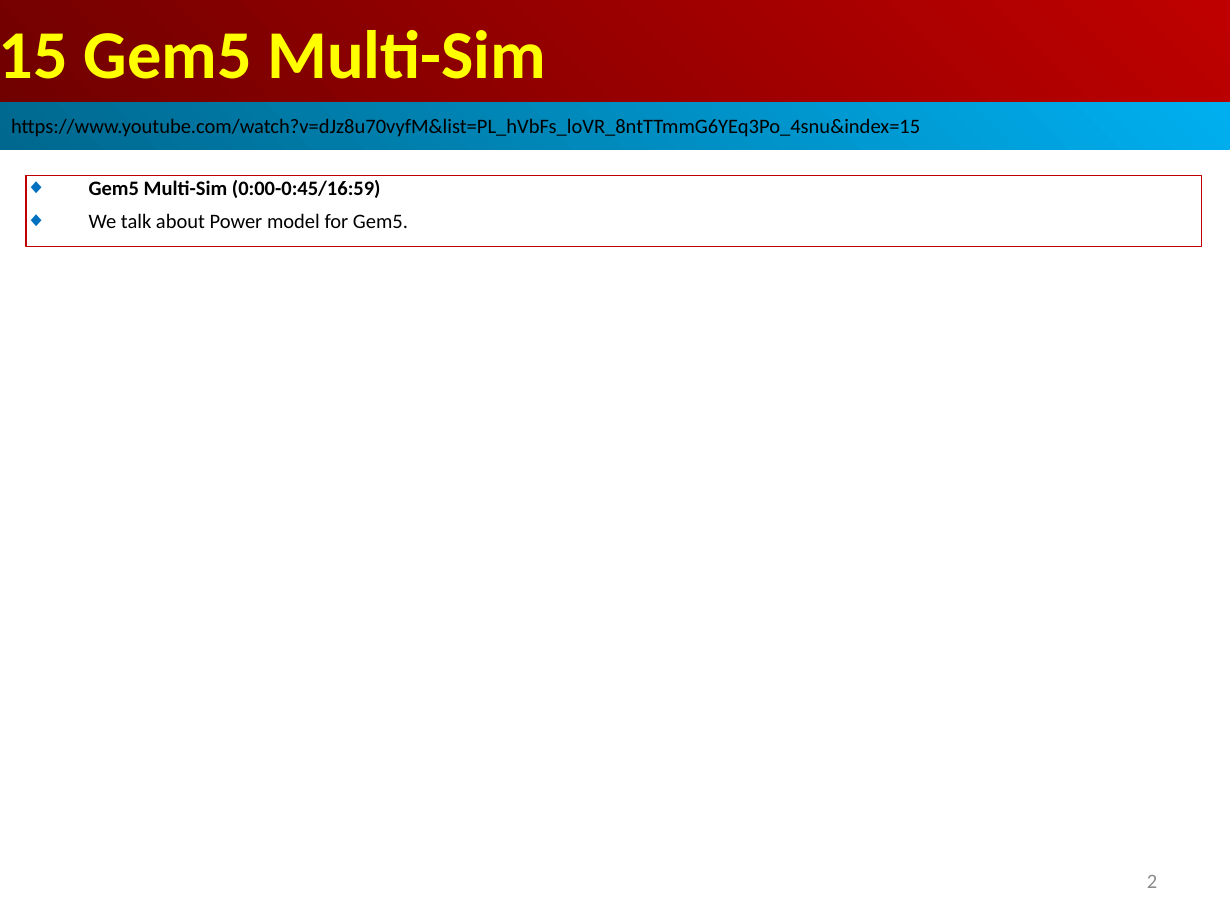
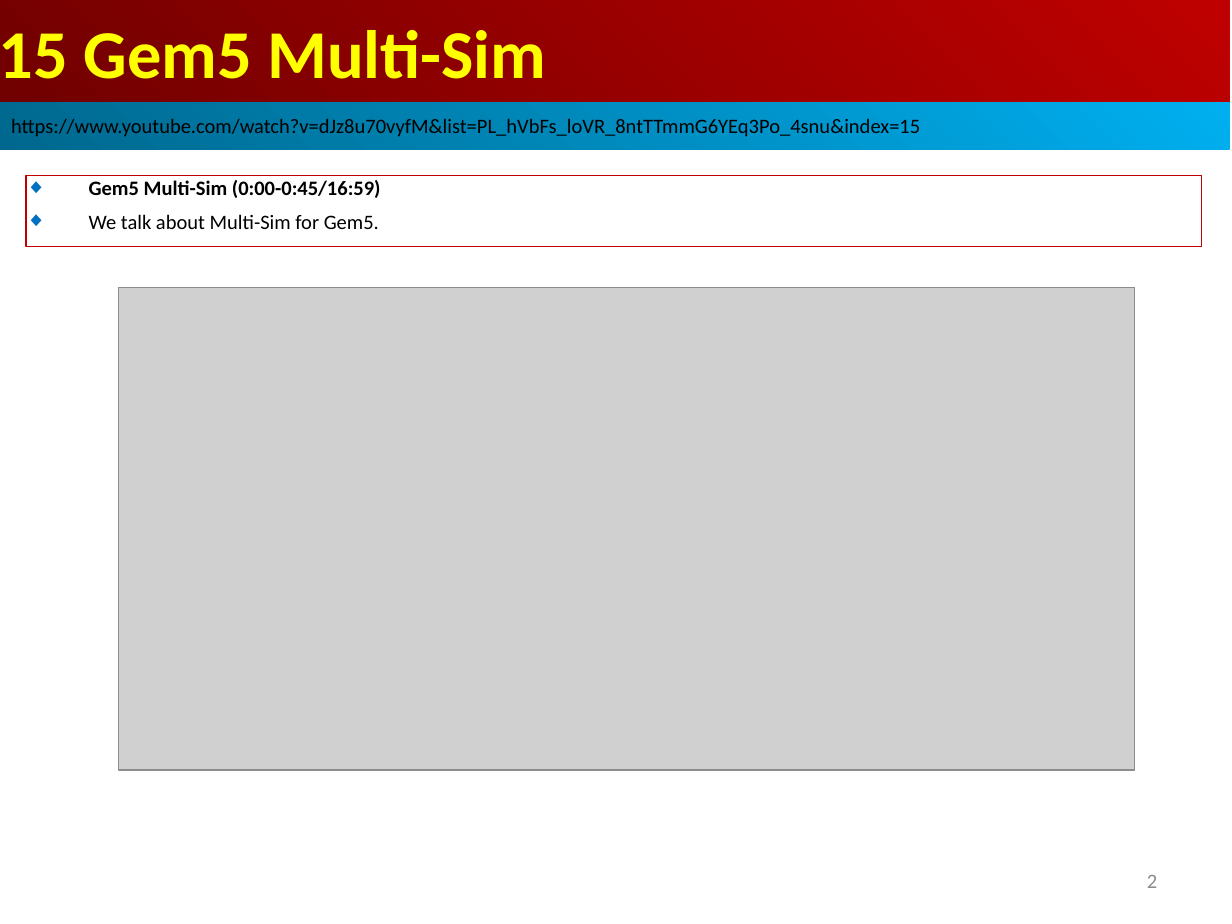
Before and after one commit to peterhchen/AIU_CS850_Gem5_McPAT, a slide deck: slide 2 of 050_Gem5/015.MultiSim/000_Video/015.MultiSim.ppt. Drawn at 1232x924 pixels with LibreOffice and Linux fonts; fonts in the diff are those of the drawing; grey boxes stand for pictures. Boxes give left, top, right and bottom in pixels: in the first picture for what was removed or moved away, otherwise in the second. Text is boxed around its words. In the diff, an @@ line names an element or a change of style, - is before the commit and + after.

```diff
--- a/050_Gem5/015.MultiSim/000_Video/015.MultiSim.ppt
+++ b/050_Gem5/015.MultiSim/000_Video/015.MultiSim.ppt
@@ text in rectangle at (x1=89, y1=214, x2=379, y2=229): text changed @@
-◆ We talk about Power model for Gem5.
+◆ We talk about Multi-Sim for Gem5.
@@ picture added at (x1=118, y1=287, x2=1135, y2=770) @@
```
